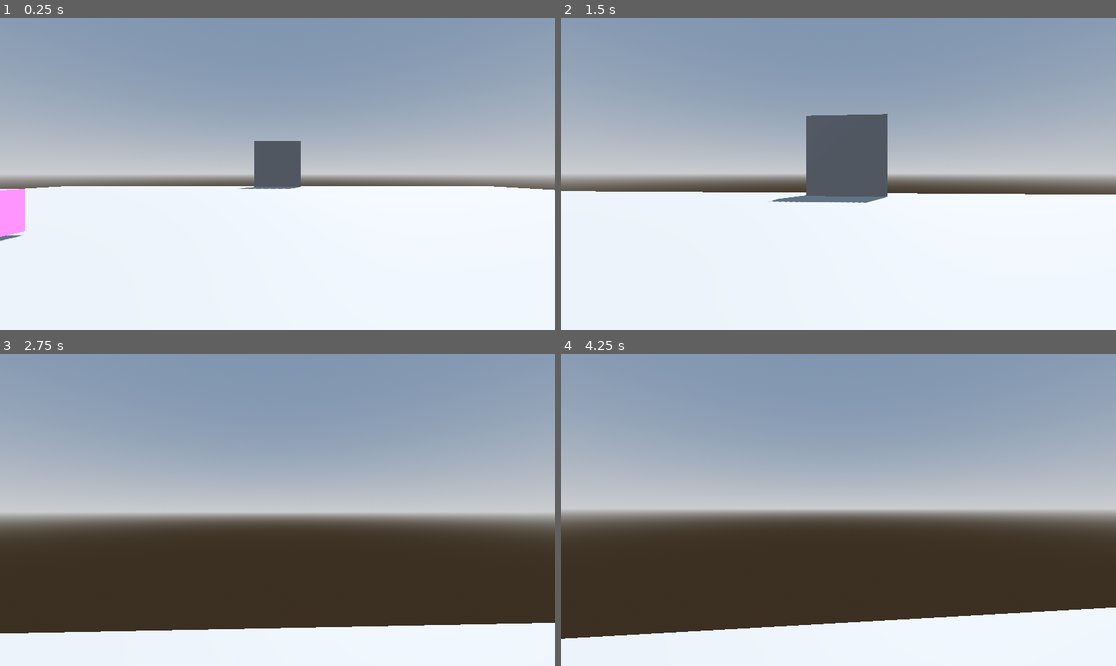
Above: before the commit, frames 1-4 (two rows, left to right).
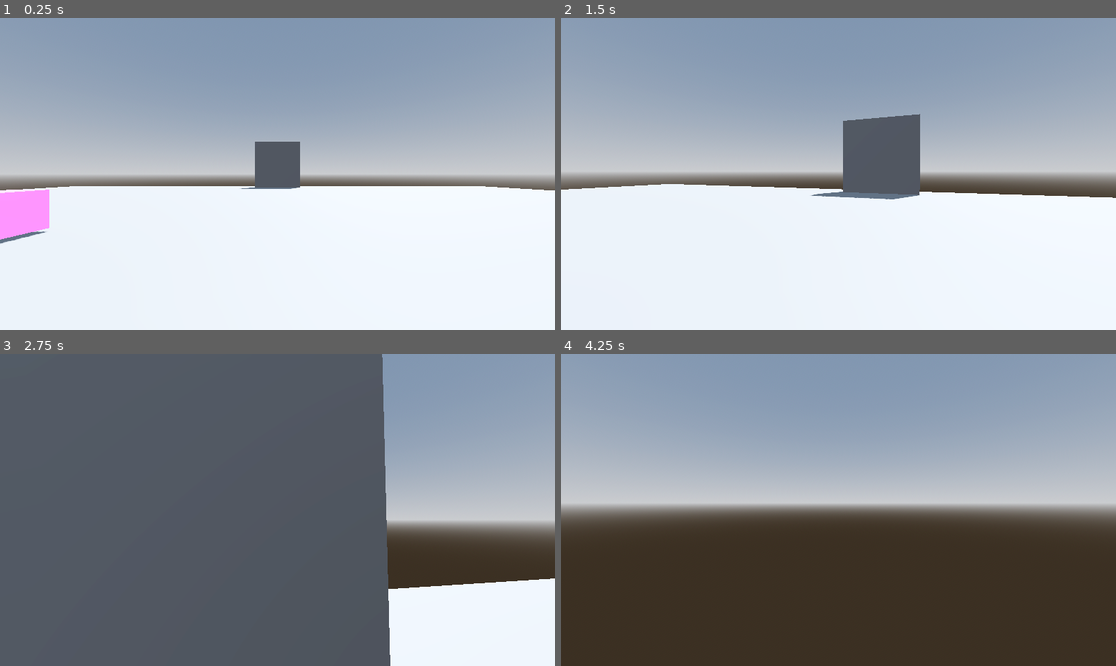
Above: after the commit, the same moments.

Repository: EppuKoskiranta/fgj26
Game: Godot game, scene res://root.tscn
Two runs of this game, one before a commit and one after it. Both use one fixed random seed, a clock stepped at 60 frames per second and the inputs below.
Inputs (mouse positions are in pixels of both pictures, inside the frame that each line leads up to):
- Up to frame 1 (0.25 s): no input
- Up to frame 2 (1.5 s): tap Enter at 0.5 s; move the mouse to (866, 174) at 0.52 s; hold Up (move_forward) from 0.53 s (still down); right-click (866, 174) at 0.6 s; click (866, 174) at 0.67 s; tap E (interact) at 0.8, 1.35 s; move the mouse to (810, 174) at 1.27 s; click (810, 174) at 1.42 s
- Up to frame 3 (2.75 s): keep holding Up (move_forward); right-click (249, 510) at 1.55 s; move the mouse to (288, 503) at 2.02 s; right-click (288, 503) at 2.1 s; click (288, 503) at 2.17 s; tap E (interact) at 2.3 s
- Up to frame 4 (4.25 s): keep holding Up (move_forward); move the mouse to (832, 516) at 2.77 s; tap E (interact) at 2.85, 3.8 s; click (832, 516) at 2.92 s; right-click (832, 516) at 3.05 s; tap Space at 3.5 s; move the mouse to (877, 513) at 3.52 s; tap Tab at 3.6 s; click (877, 513) at 3.67 s

The runs differ from the first frame. In frame 1, 0.9% of the frame differs, in the area x 0-100%, y 39-73%; in frame 2, 5.4%; in frame 3, 75%, in the area x 0-100%, y 0-100%; in frame 4, 19%.

Commit message:
Make Ingredients pickable

Diff:
--- a/fgj-26-godot/Common/definitions.gd
+++ b/fgj-26-godot/Common/definitions.gd
@@ -8,8 +8,10 @@
 signal interact()
 signal interact_with(object : Node)
 signal interactable_present(object : Node)
+signal pick_up(object : Node)
 signal menu_toggled()
 signal back_to_previous()
+
 
 # Add global enums here
 enum GameInputState {START, MENU, FPS_MOVEMENT, CONVERSATION, LOTION_MIXING, MASK_LOTION_APPLY}
@@ -54,6 +56,12 @@
 func subscribe_to_interactable(callback : Callable) -> void:
 	interactable_present.connect(callback)
 
+func subscribe_to_pick_up(callback : Callable) -> void:
+	pick_up.connect(callback)
+
+func report_pick_up(object : Node) -> void:
+	emit_signal("pick_up", object)
+
 func set_input_mapping(new_mapping : GameInputState) -> void:
 	var previous : GameInputState = game_input_state
 	game_input_state = new_mapping
--- a/fgj-26-godot/GameManager/game_manager.gd
+++ b/fgj-26-godot/GameManager/game_manager.gd
@@ -2,6 +2,8 @@
 class_name GameManager
 
 var previous_input_state : Def.GameInputState = Def.INPUT_MAPPING_START
+
+var ingredient_in_player_hand : Ingredient = null
 
 func _ready() -> void:
 	set_process(false)
--- a/fgj-26-godot/InputHandling/input_handler.gd
+++ b/fgj-26-godot/InputHandling/input_handler.gd
@@ -1,12 +1,12 @@
 extends Node
 class_name InputHandler
 
-@export var mouse_sensitivity : float = 1.0
+@export var mouse_sensitivity : float = 5.0
 
 const MOUSE_REL_TO_TURN_DEG_PER_SEC : float = 4.0
 const MOUSE_REL_TO_LOOK_DEG_DELTA : float = 3.0
-const TURN_MIN_DEG_PER_SEC : float = 5.0
-const LOOK_MIN_DEG_PER_SEC : float = 5.0
+const TURN_MIN_DEG_PER_SEC : float = 0.50
+const LOOK_MIN_DEG_PER_SEC : float = 0.50
 
 var is_test : bool = false
 
@@ -28,6 +28,7 @@
 				Input.get_axis("move_left", "move_right")
 			)
 			Def.set_movement(movement_vector)
+
 	elif event is InputEventMouseMotion:
 		var relative_mouse_motion: Vector2 = event.relative
 		if Def.INPUT_MAPPING_FPS_MOVEMENT == Def.game_input_state:
@@ -35,15 +36,18 @@
 				* mouse_sensitivity
 			Def.set_turn_speed(-relative_mouse_motion.x if absf(relative_mouse_motion.x) > TURN_MIN_DEG_PER_SEC else 0.0)
 			Def.set_look_speed(-relative_mouse_motion.y if absf(relative_mouse_motion.y) > LOOK_MIN_DEG_PER_SEC else 0.0)
+
 	elif event.is_action_released("interact"):
 		match Def.game_input_state:
 			Def.INPUT_MAPPING_START, Def.INPUT_MAPPING_MENU:
 				pass
 			_:
 				Def.report_interact(null) # Only report the event
+
 	elif event.is_action_released("open_menu"):
 		if Def.INPUT_MAPPING_START != Def.game_input_state:
 			Def.toggle_menu()
+
 	elif event.is_action_released("back"):
 		match Def.game_input_state:
 			Def.INPUT_MAPPING_CONVERSATION, Def.INPUT_MAPPING_LOTION_MIXING, Def.INPUT_MAPPING_MASK_LOTION_APPLY:
--- a/fgj-26-godot/Objects/ingredient.gd
+++ b/fgj-26-godot/Objects/ingredient.gd
@@ -1,4 +1,11 @@
+class_name Ingredient
 extends Node3D
 
 
-@export var ingredient_data : IngredientData
+@export var ingredient_data: IngredientData
+@onready var mesh_instance: MeshInstance3D = $MeshInstance3D
+
+@onready var is_looked_at: bool = false
+
+func _ready() -> void:
+	mesh_instance.mesh = ingredient_data.mesh
--- a/fgj-26-godot/Objects/ingredient.tscn
+++ b/fgj-26-godot/Objects/ingredient.tscn
@@ -7,12 +7,6 @@
 script = ExtResource("2_pk51n")
 metadata/_custom_type_script = "uid://bgejhntlqykmj"
 
-[sub_resource type="StandardMaterial3D" id="StandardMaterial3D_vyht1"]
-albedo_color = Color(0.08627451, 1, 1, 1)
-
-[sub_resource type="BoxMesh" id="BoxMesh_bf3um"]
-material = SubResource("StandardMaterial3D_vyht1")
-
 [sub_resource type="BoxShape3D" id="BoxShape3D_huihk"]
 
 [node name="Ingredient" type="Node3D" unique_id=1309186205 groups=["pickable"]]
@@ -20,9 +14,13 @@
 ingredient_data = SubResource("Resource_8ono6")
 
 [node name="MeshInstance3D" type="MeshInstance3D" parent="." unique_id=639794339]
-mesh = SubResource("BoxMesh_bf3um")
 
-[node name="RigidBody3D" type="RigidBody3D" parent="." unique_id=1838925602]
+[node name="Area3D" type="Area3D" parent="." unique_id=436239518]
+collision_layer = 3
+collision_mask = 3
 
-[node name="CollisionShape3D" type="CollisionShape3D" parent="RigidBody3D" unique_id=241500427]
+[node name="CollisionShape3D" type="CollisionShape3D" parent="Area3D" unique_id=241500427]
 shape = SubResource("BoxShape3D_huihk")
+
+[connection signal="mouse_entered" from="Area3D" to="." method="_on_rigid_body_3d_mouse_entered" flags=18]
+[connection signal="mouse_exited" from="Area3D" to="." method="_on_rigid_body_3d_mouse_exited" flags=18]
--- a/fgj-26-godot/Objects/pickable.tscn
+++ /dev/null
@@ -1,19 +0,0 @@
-[gd_scene format=3 uid="uid://drrkr0a4mdg7q"]
-
-[sub_resource type="StandardMaterial3D" id="StandardMaterial3D_vyht1"]
-albedo_color = Color(0.08627451, 1, 1, 1)
-
-[sub_resource type="BoxMesh" id="BoxMesh_bf3um"]
-material = SubResource("StandardMaterial3D_vyht1")
-
-[sub_resource type="BoxShape3D" id="BoxShape3D_huihk"]
-
-[node name="Pickable" type="Node3D" unique_id=1309186205 groups=["pickable"]]
-
-[node name="MeshInstance3D" type="MeshInstance3D" parent="." unique_id=639794339]
-mesh = SubResource("BoxMesh_bf3um")
-
-[node name="RigidBody3D" type="RigidBody3D" parent="." unique_id=1838925602]
-
-[node name="CollisionShape3D" type="CollisionShape3D" parent="RigidBody3D" unique_id=241500427]
-shape = SubResource("BoxShape3D_huihk")
--- a/fgj-26-godot/Player/player.gd
+++ b/fgj-26-godot/Player/player.gd
@@ -3,49 +3,84 @@
 
 @onready var fps_view: CameraDockingStation = %FPSView
 
-@onready var speed : float = 10.0
-@onready var look_deg_limits : Vector2 = Vector2(-60.0, 45.0)
+@onready var speed: float = 10.0
+@onready var look_deg_limits: Vector2 = Vector2(-60.0, 45.0)
 
-var move_dir : Vector2 = Vector2(0.0, 0.0)
-var turn_speed_deg_per_sec : float = 0.0
-var look_speed_deg_per_sec : float = 0.0
-var look_angle_deg : float = 0.0
+var move_dir: Vector2 = Vector2(0.0, 0.0)
+var turn_speed_deg_per_sec: float = 0.0
+var look_speed_deg_per_sec: float = 0.0
+var look_angle_deg: float = 0.0
+
+var item_in_hand : Node3D = null
 
 func _ready() -> void:
 	Def.subscribe_to_movement(self._move_player, self._turn_player, self._look_up_down)
+	Def.subscribe_to_interaction(self.try_pick_up, Def.SUB_INTERACT_EVENT_ONLY)
+	Def.subscribe_to_pick_up(self._on_item_picked_up)
 
 func _physics_process(delta: float) -> void:
 	_apply_gravity(delta)
 	_apply_turn_and_look(delta)
 	_apply_movement()
 
-func _apply_gravity(delta: float) -> void :
+func _apply_gravity(delta: float) -> void:
 	if not is_on_floor():
 		velocity += get_gravity() * delta
 
-func _apply_movement() -> void :
-
+func _apply_movement() -> void:
 	var direction := (self.transform.basis * Vector3(move_dir.y, 0, move_dir.x)).normalized()
 	velocity.x = move_toward(velocity.x, direction.x * speed, speed)
 	velocity.z = move_toward(velocity.z, direction.z * speed, speed)
 
 	move_and_slide()
 
-func _apply_turn_and_look(delta: float) -> void :
-	rotate_y(deg_to_rad(turn_speed_deg_per_sec*delta))
+func _apply_turn_and_look(delta: float) -> void:
+	rotate_y(deg_to_rad(turn_speed_deg_per_sec * delta))
 
-	look_angle_deg += look_speed_deg_per_sec*delta
+	look_angle_deg += look_speed_deg_per_sec * delta
 	look_angle_deg = clampf(look_angle_deg, look_deg_limits.x, look_deg_limits.y)
 	fps_view.rotation.x = deg_to_rad(look_angle_deg)
 
 	turn_speed_deg_per_sec = 0.0
 	look_speed_deg_per_sec = 0.0
 
-func _move_player(new_move_dir : Vector2) -> void:
+func _move_player(new_move_dir: Vector2) -> void:
 	move_dir = new_move_dir
 
-func _turn_player(new_turn_speed_deg_per_sec : float) -> void:
+func _turn_player(new_turn_speed_deg_per_sec: float) -> void:
 	turn_speed_deg_per_sec = new_turn_speed_deg_per_sec
 
-func _look_up_down(pitch_angle_deg_per_sec : float) -> void:
+func _look_up_down(pitch_angle_deg_per_sec: float) -> void:
 	look_speed_deg_per_sec = pitch_angle_deg_per_sec
+
+func try_pick_up() -> void:
+	if item_in_hand != null:
+		print("Already holding an item.")
+		return
+
+	var ray_result: Dictionary = shoot_ray_from_camera(3.0)
+	if ray_result and ray_result.collider is CollisionObject3D:
+		var parent : Node = ray_result.collider.get_parent()
+		if parent.is_in_group("pickable"):
+			print("Picked up: %s" % parent)
+			Def.report_pick_up(parent)
+
+func shoot_ray_from_camera(ray_length: float = 100.0) -> Dictionary:
+	var from: Vector3 = fps_view.global_transform.origin
+	var to: Vector3 = from + fps_view.global_transform.basis.z * -ray_length
+	var ray_params: PhysicsRayQueryParameters3D = PhysicsRayQueryParameters3D.new()
+	ray_params.from = from
+	ray_params.to = to
+	ray_params.collide_with_areas = true
+	ray_params.collide_with_bodies = true
+	var result := get_world_3d().direct_space_state.intersect_ray(ray_params)
+	return result
+
+func _on_item_picked_up(object : Node) -> void:
+	print("Player received item: ", object.name)
+	# instanciate an item to the player's hand.
+	var item_instance := object.duplicate() as Node3D
+	item_instance.transform = Transform3D.IDENTITY
+	item_in_hand = item_instance
+
+	$Hand.add_child(item_in_hand)
--- a/fgj-26-godot/Player/player.tscn
+++ b/fgj-26-godot/Player/player.tscn
@@ -16,4 +16,7 @@
 
 [node name="FPSView" parent="." unique_id=1199988931 instance=ExtResource("2_btcbx")]
 unique_name_in_owner = true
-transform = Transform3D(1, 0, 0, 0, 1, 0, 0, 0, 1, 0, 1.4424375, -0.5051148)
+transform = Transform3D(1, 0, 0, 0, 1, 0, 0, 0, 1, 0, 1.5, 0)
+
+[node name="Hand" type="Node3D" parent="." unique_id=1654573906]
+transform = Transform3D(1, 0, 0, 0, 1, 0, 0, 0, 1, 0.32204023, 0.50710887, -0.8722612)
--- a/fgj-26-godot/root.tscn
+++ b/fgj-26-godot/root.tscn
@@ -2,11 +2,31 @@
 
 [ext_resource type="Script" uid="uid://de3e2jlrmoons" path="res://main.gd" id="1_pq8q7"]
 [ext_resource type="PackedScene" uid="uid://56psdcopd18u" path="res://Map/placeholder_map.tscn" id="2_pyidc"]
+[ext_resource type="PackedScene" uid="uid://cxxf12838sxbw" path="res://Objects/lotion_pot.tscn" id="3_tw3kd"]
 [ext_resource type="PackedScene" uid="uid://ss4v7nnfm6kn" path="res://Player/player.tscn" id="3_vvh5c"]
 [ext_resource type="PackedScene" uid="uid://b8xwqp7fvux3q" path="res://InputHandling/input_handler.tscn" id="4_jnlp7"]
 [ext_resource type="PackedScene" uid="uid://ypdhxtcki8n7" path="res://Camera/PlayerCamera.tscn" id="5_l8v81"]
 [ext_resource type="PackedScene" uid="uid://bpbdhbtgcho4o" path="res://GameManager/game_manager.tscn" id="6_l8v81"]
 [ext_resource type="PackedScene" uid="uid://b6srbcargtiaf" path="res://UI/interact_promt.tscn" id="7_vyht1"]
+[ext_resource type="PackedScene" uid="uid://drrkr0a4mdg7q" path="res://Objects/ingredient.tscn" id="8_huihk"]
+[ext_resource type="Script" uid="uid://bgejhntlqykmj" path="res://Objects/ingredient_data.gd" id="9_tw3kd"]
+
+[sub_resource type="StandardMaterial3D" id="StandardMaterial3D_huihk"]
+albedo_color = Color(0.99215686, 0.9529412, 0.5921569, 1)
+
+[sub_resource type="SphereMesh" id="SphereMesh_gd4vy"]
+material = SubResource("StandardMaterial3D_huihk")
+radius = 0.2
+height = 0.4
+
+[sub_resource type="Resource" id="Resource_qw60f"]
+script = ExtResource("9_tw3kd")
+hydration = 1
+anti_aging = 2
+brightening = 3
+name = "Test Ingredient"
+mesh = SubResource("SphereMesh_gd4vy")
+metadata/_custom_type_script = "uid://bgejhntlqykmj"
 
 [node name="Root" type="Node" unique_id=174035270]
 script = ExtResource("1_pq8q7")
@@ -14,6 +34,9 @@
 [node name="Map" type="Node" parent="." unique_id=761278262]
 
 [node name="PlaceholderMap" parent="Map" unique_id=2001261800 instance=ExtResource("2_pyidc")]
+
+[node name="LotionPot" parent="Map" unique_id=693602640 instance=ExtResource("3_tw3kd")]
+transform = Transform3D(1, 0, 0, 0, 1, 0, 0, 0, 1, -2.1737347, 0.26373827, 0)
 
 [node name="Player" type="Node" parent="." unique_id=1589878080]
 
@@ -31,4 +54,8 @@
 
 [node name="InteractPromt" parent="." unique_id=1773362808 instance=ExtResource("7_vyht1")]
 
+[node name="Ingredient" parent="." unique_id=1309186205 instance=ExtResource("8_huihk")]
+transform = Transform3D(1, 0, 0, 0, 1, 0, 0, 0, 1, 0, 0.6139723, 2.5454254)
+ingredient_data = SubResource("Resource_qw60f")
+
 [editable path="GameManager"]
